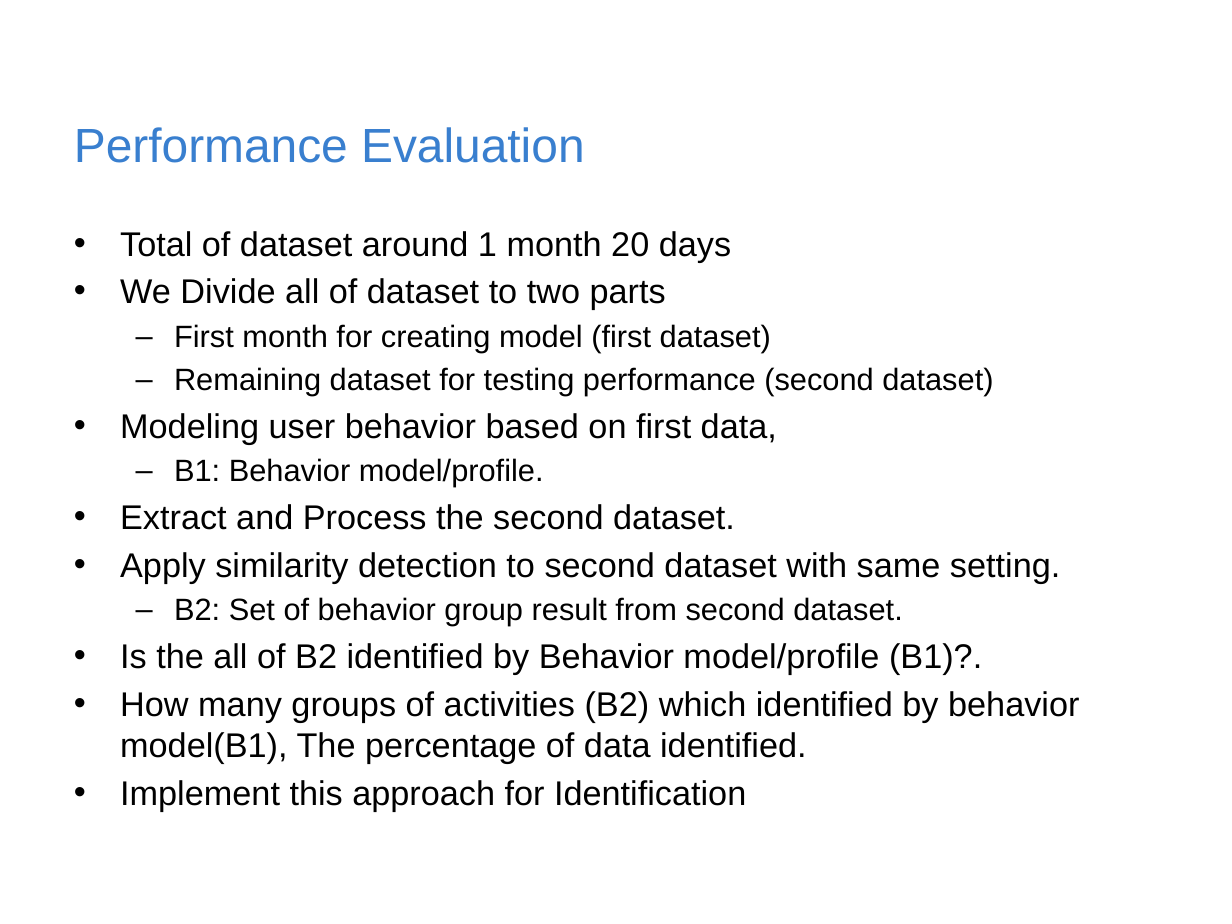
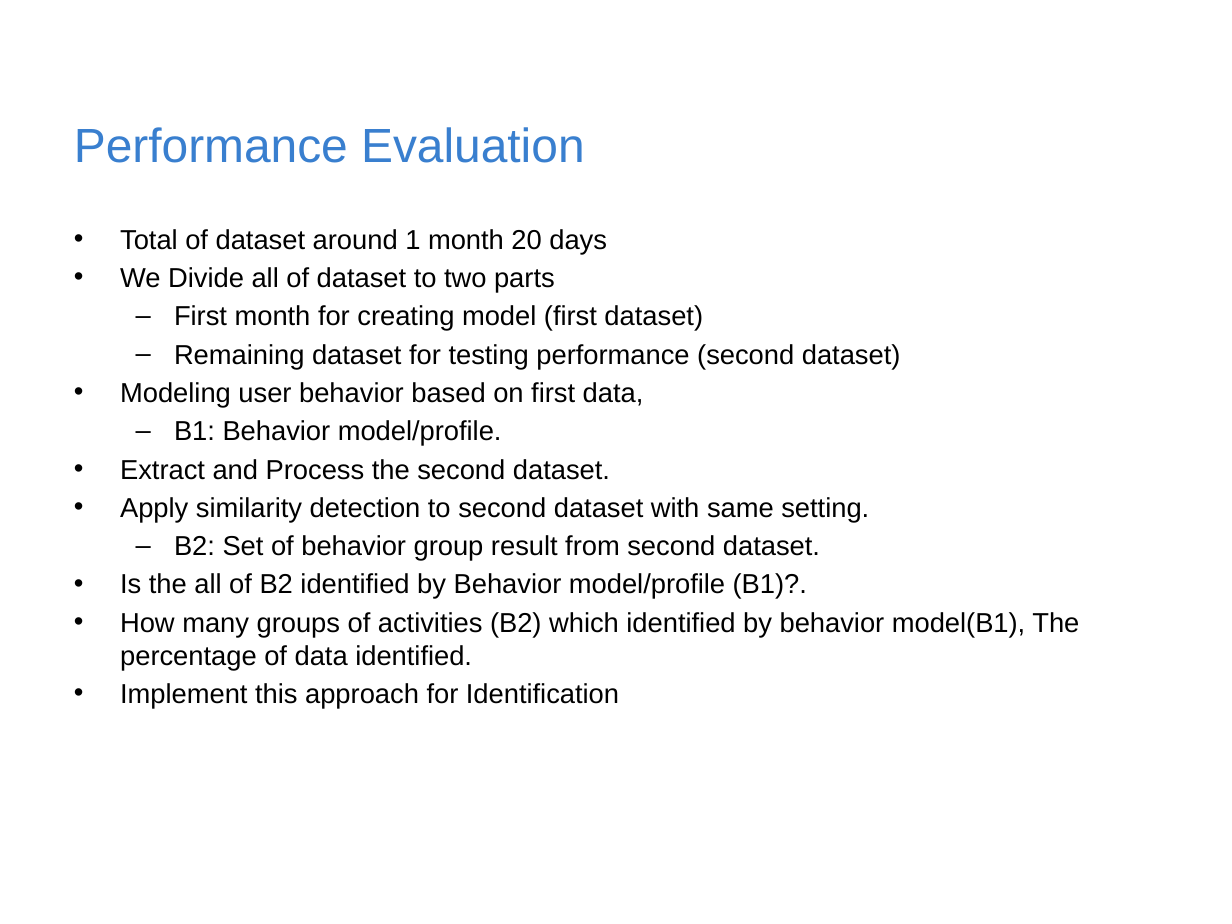
Before and after one commit to rischanlab/MyThesis, a slide deck: slide 21 of Thesis-presentation.pptx. Drawn at 1232x924 pixels with LibreOffice and Linux fonts; fonts in the diff are those of the drawing; background and template pictures are left out. Boxes give left, top, right and bottom in pixels: in the first picture for what was removed or moved away, otherwise in the second. Text is boxed around its words. In the diff, an @@ line names an element or a change of style, - is before the commit and + after.

```diff
--- a/Thesis-presentation.pptx
+++ b/Thesis-presentation.pptx
@@ text "Total of dataset around 1 ..." at (120, 229, 1079, 709): size 20 to 16 pt in "Total of dataset around 1 month 20 ...", "We Divide all of dataset to two ...", "Modeling user behavior based on first data,", "Extract and Process the second dataset." and 4 more places; size 18 to 16 pt in "First month for creating model (first dataset)", "Remaining dataset for testing performance (second dataset)", "B1: Behavior model/profile.", "B2: Set of behavior group result from ..." @@
```
Also in this commit, not shown: 3 other slides changed, 1 other file.
